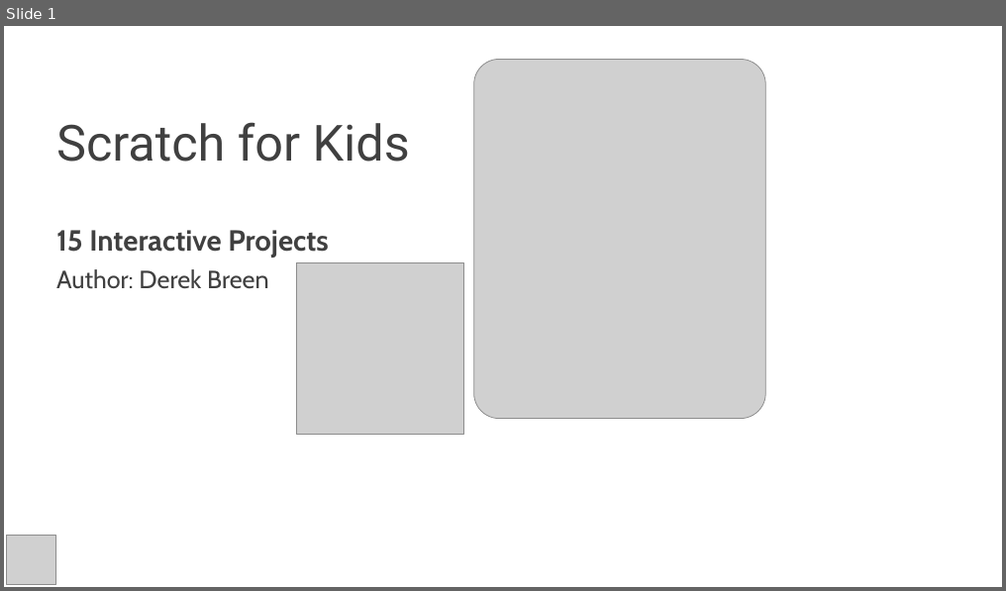
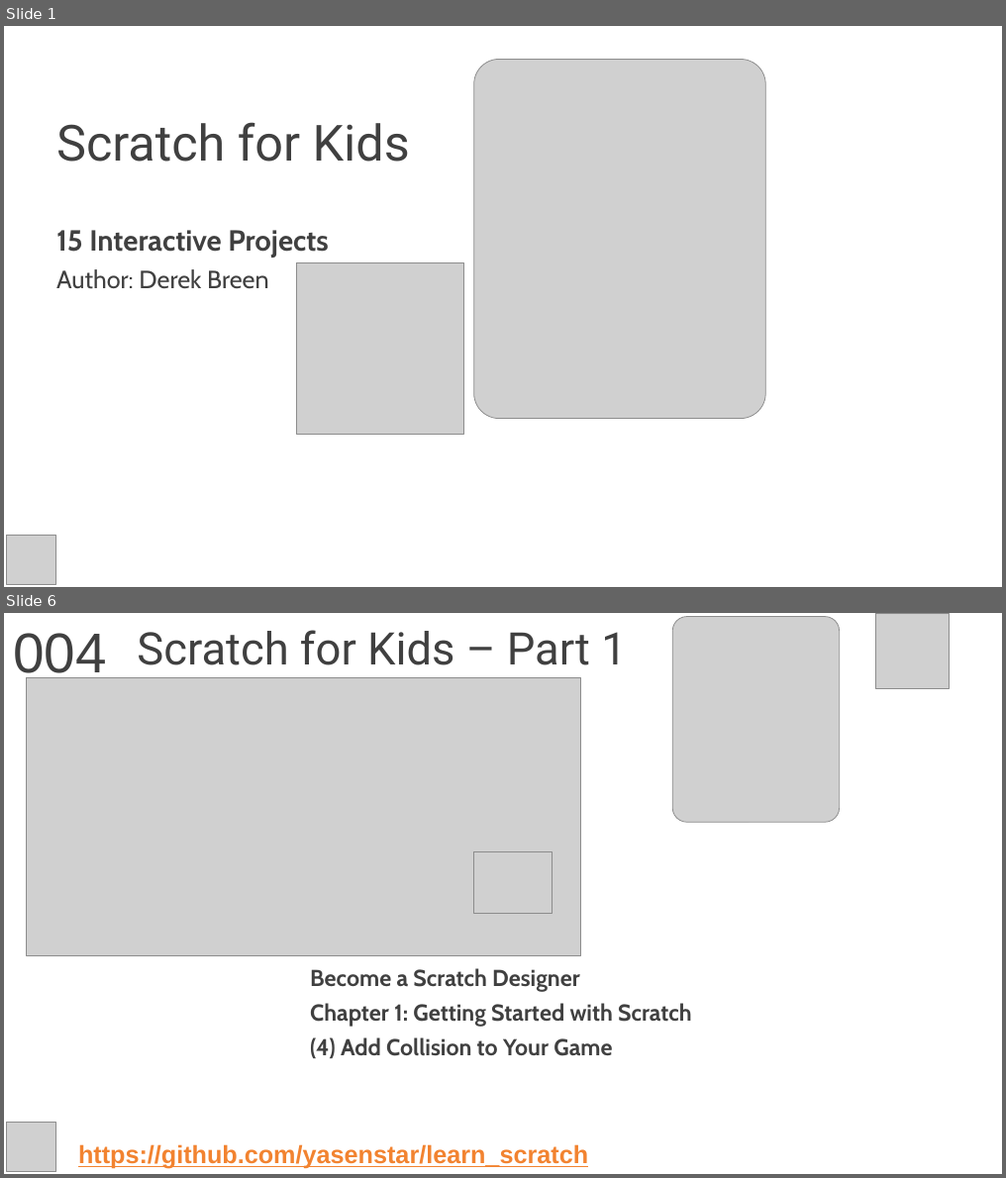
Before and after one commit to yasenstar/learn_scratch, a slide deck: scratch4kids/Scratch4Kids.pptx. Shown one above the other, each under a label of ours: slide 1 before the commit, slides 1 and 6 after it; the slides between them are not shown. The pictures are 1006x591 and 1006x1178 pixels, drawn with LibreOffice and Linux fonts; fonts in the diff are those of the drawing; grey boxes stand for pictures; background and template pictures are left out. Boxes give left, top, right and bottom in pixels: in the first picture for what was removed or moved away, otherwise in the second. Text is boxed around its words. In the diff, an @@ line names an element or a change of style, - is before the commit and + after.

```diff
--- a/scratch4kids/Scratch4Kids.pptx
+++ b/scratch4kids/Scratch4Kids.pptx
@@ slide 6 added at (4,613,1002,1174), background picture (left out) @@
@@ text added at (13,633,107,682), 54 pt, text #404040 @@
+004
@@ title added at (137,630,626,665), 43.2 pt, text #404040 @@
+Scratch for Kids – Part 1
@@ picture added at (672,617,840,823) @@
@@ picture added at (876,614,949,688) @@
@@ picture added at (27,678,581,957) @@
@@ picture added at (473,853,551,913) @@
@@ subtitle added at (310,968,691,1059), 22.2 pt, text #404040, bold @@
+Become a Scratch Designer
+Chapter 1: Getting Started with Scratch
+(4) Add Collision to Your Game
@@ picture added at (7,1123,56,1172) @@
@@ text added at (78,1145,588,1169), 24 pt, text #F28330, bold, underline @@
+https://github.com/yasenstar/learn_scratch
```
Also in this commit, not shown: 3 slides changed, 1 other slide added, 5 other files.
